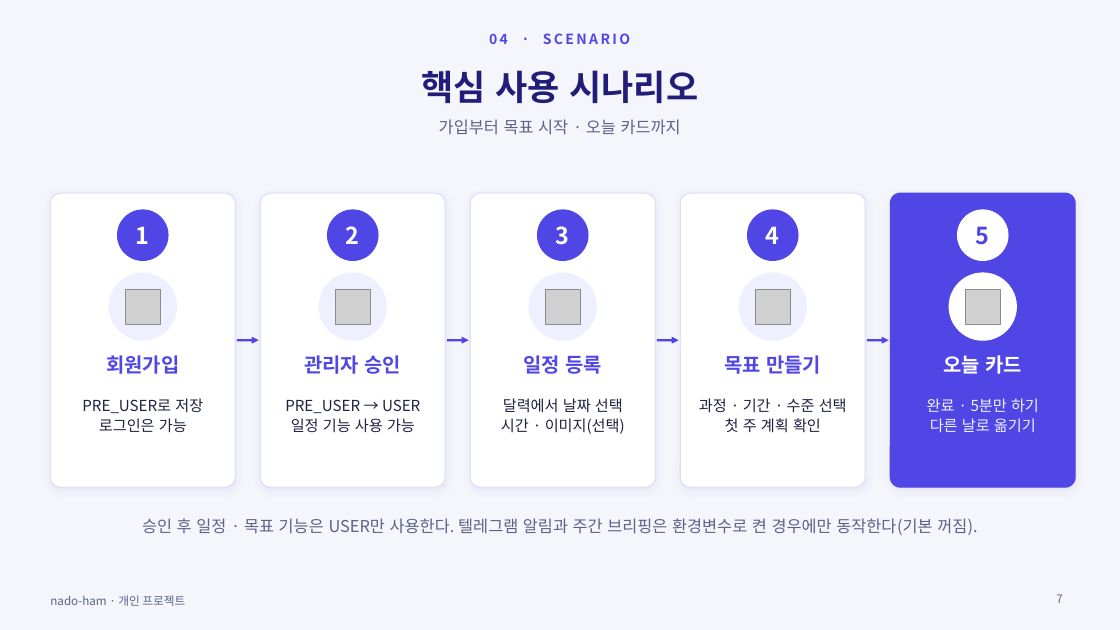
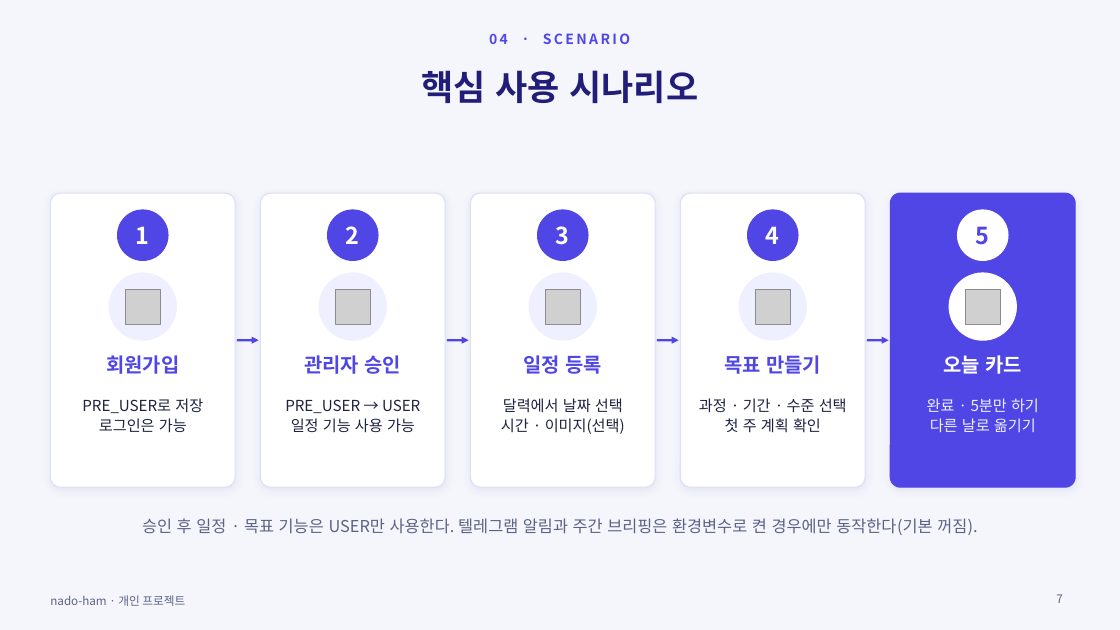
Before and after one commit to ho8566z/nado-ham_word, a slide deck: slide 7 of ppt_output/nado_ham.pptx. Drawn at 1120x630 pixels with LibreOffice and Linux fonts; fonts in the diff are those of the drawing; grey boxes stand for pictures. Boxes give left, top, right and bottom in pixels: in the first picture for what was removed or moved away, otherwise in the second. Text is boxed around its words. In the diff, an @@ line names an element or a change of style, - is before the commit and + after.

```diff
--- a/ppt_output/nado_ham.pptx
+++ b/ppt_output/nado_ham.pptx
@@ text removed at [439,119,681,135] @@
-가입부터 목표 시작 · 오늘 카드까지
```
Also in this commit, not shown: 15 other slides changed, 34 other files.
